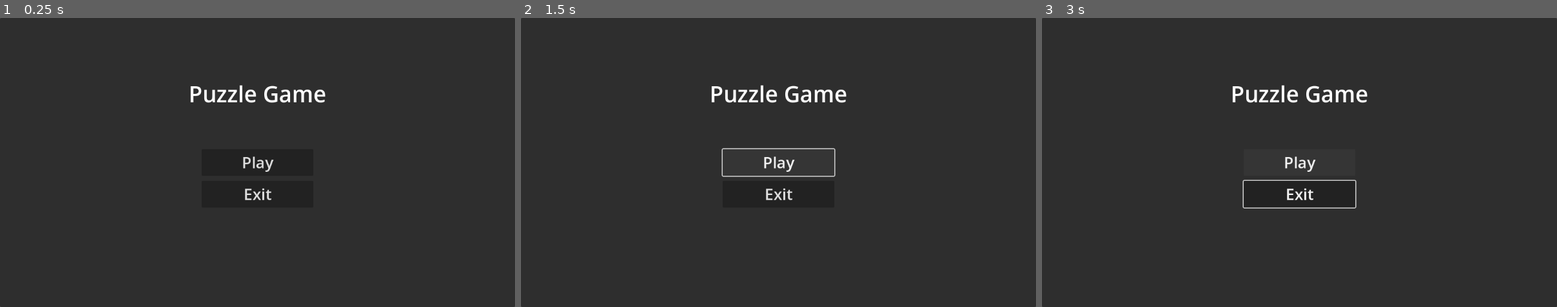
Above: before the commit, frames 1-3 (left to right).
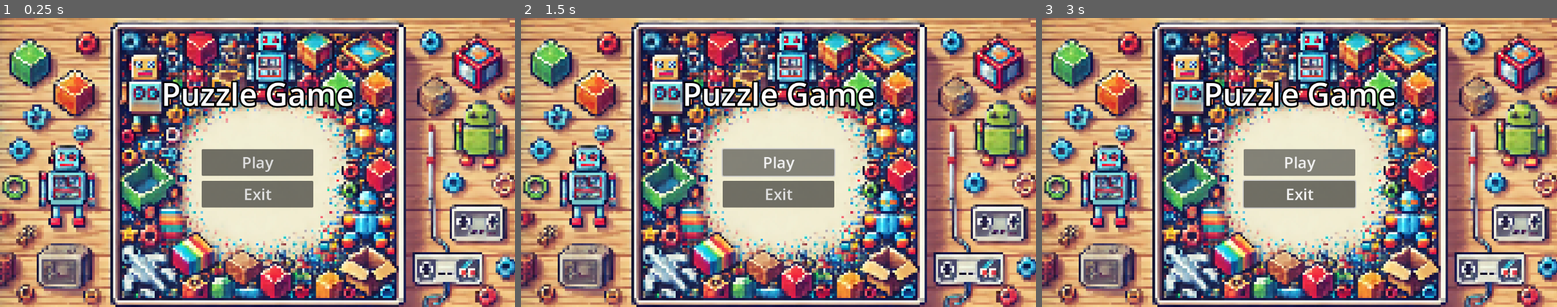
Above: after the commit, the same moments.

Repository: N3K0014/PuzzleGame
Game: Godot game, scene res://Main_Menu/main_menu.tscn
Two runs of this game, one before a commit and one after it. Both use one fixed random seed, a clock stepped at 60 frames per second and the inputs below. The project has no main scene, so this scene is started directly.
Inputs:
- Up to frame 1 (0.25 s): no input
- Up to frame 2 (1.5 s): click "Play" at 0.5 s; click "Play" at 1.25 s
- Up to frame 3 (3 s): tap Enter at 2 s; hold Right (ui_right) 2.03-2.78 s; tap Space at 2.75 s; hold Down (ui_down) from 2.78 s (still down)

The runs differ from the first frame. In frame 1, 96% of the frame differs, in the area x 0-100%, y 0-100%; in frame 2, 96%; in frame 3, 96%.

Commit message:
Player Movement
+Basic_Movement

Diff:
--- a/Main_Menu/main_menu.tscn
+++ b/Main_Menu/main_menu.tscn
@@ -1,6 +1,10 @@
-[gd_scene load_steps=2 format=3 uid="uid://y3pgg27jifgv"]
+[gd_scene load_steps=4 format=3 uid="uid://y3pgg27jifgv"]
 
 [ext_resource type="Script" path="res://Main_Menu/main_menu.gd" id="1_fn8iv"]
+[ext_resource type="Texture2D" uid="uid://dryypdfb4q1nn" path="res://Assets/MainMenu_assets/MainMenu(PlaceHolder).png" id="2_yfydq"]
+
+[sub_resource type="StyleBoxTexture" id="StyleBoxTexture_go3pg"]
+texture = ExtResource("2_yfydq")
 
 [node name="MainMenu" type="Control"]
 layout_mode = 3
@@ -15,6 +19,7 @@
 layout_mode = 0
 offset_right = 1152.0
 offset_bottom = 648.0
+theme_override_styles/panel = SubResource("StyleBoxTexture_go3pg")
 
 [node name="Label" type="Label" parent="Panel"]
 layout_mode = 1
@@ -29,7 +34,10 @@
 offset_bottom = -127.0
 grow_horizontal = 2
 grow_vertical = 2
-theme_override_font_sizes/font_size = 50
+theme_override_colors/font_color = Color(1, 1, 1, 1)
+theme_override_colors/font_outline_color = Color(0, 0, 0, 1)
+theme_override_constants/outline_size = 15
+theme_override_font_sizes/font_size = 70
 text = "Puzzle Game"
 
 [node name="PlayButton" type="Button" parent="Panel"]
--- a/Scenes/game_scene.tscn
+++ b/Scenes/game_scene.tscn
@@ -1,17 +1,14 @@
-[gd_scene load_steps=3 format=3 uid="uid://cc1a2ye25pnme"]
+[gd_scene load_steps=2 format=3 uid="uid://cc1a2ye25pnme"]
 
-[sub_resource type="SpriteFrames" id="SpriteFrames_4g1q1"]
-
-[sub_resource type="RectangleShape2D" id="RectangleShape2D_6ulje"]
+[ext_resource type="PackedScene" uid="uid://dkd8ud5lmesyh" path="res://Scenes/player.tscn" id="1_3ifn7"]
 
 [node name="Game_Scene" type="Node2D"]
 
 [node name="Level" type="TileMapLayer" parent="."]
 
-[node name="Player" type="CharacterBody2D" parent="Level"]
+[node name="Player" parent="Level" instance=ExtResource("1_3ifn7")]
+position = Vector2(96, 64)
 
-[node name="AnimatedSprite2D" type="AnimatedSprite2D" parent="Level/Player"]
-sprite_frames = SubResource("SpriteFrames_4g1q1")
-
-[node name="CollisionShape2D" type="CollisionShape2D" parent="Level/Player"]
-shape = SubResource("RectangleShape2D_6ulje")
+[node name="Camera2D" type="Camera2D" parent="."]
+anchor_mode = 0
+zoom = Vector2(3, 3)
--- /dev/null
+++ b/Scenes/player.gd
@@ -0,0 +1,23 @@
+extends CharacterBody2D
+
+@onready var player_sprite: AnimatedSprite2D = $PlayerSprite
+@onready var timer: Timer = $Timer
+
+
+var inputs = {
+	"ui_up": Vector2.UP,
+	"ui_down": Vector2.DOWN,
+	"ui_left": Vector2.LEFT,
+	"ui_right": Vector2.RIGHT}
+
+func _unhandled_input(event: InputEvent) -> void:
+	for dir in inputs.keys():
+		if event.is_action_pressed(dir):
+			move(dir)
+
+func move(dir):
+	position += inputs[dir] * 16
+
+func _on_timer_timeout() -> void:
+	print("playing")
+	player_sprite.play("Idle")
--- a/Scenes/player.tscn
+++ b/Scenes/player.tscn
@@ -1,5 +1,6 @@
-[gd_scene load_steps=14 format=3 uid="uid://dkd8ud5lmesyh"]
+[gd_scene load_steps=16 format=3 uid="uid://dkd8ud5lmesyh"]
 
+[ext_resource type="Script" path="res://Scenes/player.gd" id="1_qtks7"]
 [ext_resource type="Texture2D" uid="uid://cl4uwel8uuf5j" path="res://Assets/Player/Player_Idle-sheet.png" id="1_r7133"]
 [ext_resource type="Texture2D" uid="uid://dbd0xvkbyn2gf" path="res://Assets/Player/Player_PushingSides.png" id="2_agagj"]
 
@@ -39,6 +40,10 @@
 atlas = ExtResource("2_agagj")
 region = Rect2(48, 0, 16, 16)
 
+[sub_resource type="AtlasTexture" id="AtlasTexture_3u6gd"]
+atlas = ExtResource("1_r7133")
+region = Rect2(0, 0, 16, 16)
+
 [sub_resource type="SpriteFrames" id="SpriteFrames_4g1q1"]
 animations = [{
 "frames": [{
@@ -77,17 +82,34 @@
 "loop": true,
 "name": &"SidePush",
 "speed": 5.0
+}, {
+"frames": [{
+"duration": 1.0,
+"texture": SubResource("AtlasTexture_3u6gd")
+}],
+"loop": true,
+"name": &"Sprite",
+"speed": 5.0
 }]
 
 [sub_resource type="RectangleShape2D" id="RectangleShape2D_6ulje"]
+size = Vector2(16, 16)
 
 [node name="Player" type="CharacterBody2D"]
+script = ExtResource("1_qtks7")
 
-[node name="AnimatedSprite2D" type="AnimatedSprite2D" parent="."]
+[node name="PlayerSprite" type="AnimatedSprite2D" parent="."]
 sprite_frames = SubResource("SpriteFrames_4g1q1")
-animation = &"SidePush"
+animation = &"Sprite"
 centered = false
 
 [node name="CollisionShape2D" type="CollisionShape2D" parent="."]
 position = Vector2(8, 8)
 shape = SubResource("RectangleShape2D_6ulje")
+
+[node name="Timer" type="Timer" parent="."]
+wait_time = 3.0
+one_shot = true
+autostart = true
+
+[connection signal="timeout" from="Timer" to="." method="_on_timer_timeout"]
--- a/project.godot
+++ b/project.godot
@@ -14,6 +14,41 @@
 config/features=PackedStringArray("4.3", "Forward Plus")
 config/icon="res://icon.svg"
 
+[input]
+
+ui_left={
+"deadzone": 0.5,
+"events": [Object(InputEventKey,"resource_local_to_scene":false,"resource_name":"","device":0,"window_id":0,"alt_pressed":false,"shift_pressed":false,"ctrl_pressed":false,"meta_pressed":false,"pressed":false,"keycode":4194319,"physical_keycode":0,"key_label":0,"unicode":0,"location":0,"echo":false,"script":null)
+, Object(InputEventJoypadButton,"resource_local_to_scene":false,"resource_name":"","device":0,"button_index":13,"pressure":0.0,"pressed":false,"script":null)
+, Object(InputEventJoypadMotion,"resource_local_to_scene":false,"resource_name":"","device":0,"axis":0,"axis_value":-1.0,"script":null)
+, Object(InputEventKey,"resource_local_to_scene":false,"resource_name":"","device":-1,"window_id":0,"alt_pressed":false,"shift_pressed":false,"ctrl_pressed":false,"meta_pressed":false,"pressed":false,"keycode":0,"physical_keycode":65,"key_label":0,"unicode":97,"location":0,"echo":false,"script":null)
+]
+}
+ui_right={
+"deadzone": 0.5,
+"events": [Object(InputEventKey,"resource_local_to_scene":false,"resource_name":"","device":0,"window_id":0,"alt_pressed":false,"shift_pressed":false,"ctrl_pressed":false,"meta_pressed":false,"pressed":false,"keycode":4194321,"physical_keycode":0,"key_label":0,"unicode":0,"location":0,"echo":false,"script":null)
+, Object(InputEventJoypadButton,"resource_local_to_scene":false,"resource_name":"","device":0,"button_index":14,"pressure":0.0,"pressed":false,"script":null)
+, Object(InputEventJoypadMotion,"resource_local_to_scene":false,"resource_name":"","device":0,"axis":0,"axis_value":1.0,"script":null)
+, Object(InputEventKey,"resource_local_to_scene":false,"resource_name":"","device":-1,"window_id":0,"alt_pressed":false,"shift_pressed":false,"ctrl_pressed":false,"meta_pressed":false,"pressed":false,"keycode":0,"physical_keycode":68,"key_label":0,"unicode":100,"location":0,"echo":false,"script":null)
+]
+}
+ui_up={
+"deadzone": 0.5,
+"events": [Object(InputEventKey,"resource_local_to_scene":false,"resource_name":"","device":0,"window_id":0,"alt_pressed":false,"shift_pressed":false,"ctrl_pressed":false,"meta_pressed":false,"pressed":false,"keycode":4194320,"physical_keycode":0,"key_label":0,"unicode":0,"location":0,"echo":false,"script":null)
+, Object(InputEventJoypadButton,"resource_local_to_scene":false,"resource_name":"","device":0,"button_index":11,"pressure":0.0,"pressed":false,"script":null)
+, Object(InputEventJoypadMotion,"resource_local_to_scene":false,"resource_name":"","device":0,"axis":1,"axis_value":-1.0,"script":null)
+, Object(InputEventKey,"resource_local_to_scene":false,"resource_name":"","device":-1,"window_id":0,"alt_pressed":false,"shift_pressed":false,"ctrl_pressed":false,"meta_pressed":false,"pressed":false,"keycode":0,"physical_keycode":87,"key_label":0,"unicode":119,"location":0,"echo":false,"script":null)
+]
+}
+ui_down={
+"deadzone": 0.5,
+"events": [Object(InputEventKey,"resource_local_to_scene":false,"resource_name":"","device":0,"window_id":0,"alt_pressed":false,"shift_pressed":false,"ctrl_pressed":false,"meta_pressed":false,"pressed":false,"keycode":4194322,"physical_keycode":0,"key_label":0,"unicode":0,"location":0,"echo":false,"script":null)
+, Object(InputEventJoypadButton,"resource_local_to_scene":false,"resource_name":"","device":0,"button_index":12,"pressure":0.0,"pressed":false,"script":null)
+, Object(InputEventJoypadMotion,"resource_local_to_scene":false,"resource_name":"","device":0,"axis":1,"axis_value":1.0,"script":null)
+, Object(InputEventKey,"resource_local_to_scene":false,"resource_name":"","device":-1,"window_id":0,"alt_pressed":false,"shift_pressed":false,"ctrl_pressed":false,"meta_pressed":false,"pressed":false,"keycode":0,"physical_keycode":83,"key_label":0,"unicode":115,"location":0,"echo":false,"script":null)
+]
+}
+
 [rendering]
 
 textures/canvas_textures/default_texture_filter=0
Binary file added: Assets/MainMenu_assets/MainMenu(PlaceHolder).png
Not shown, added: Assets/MainMenu_assets/MainMenu(PlaceHolder).png.import
